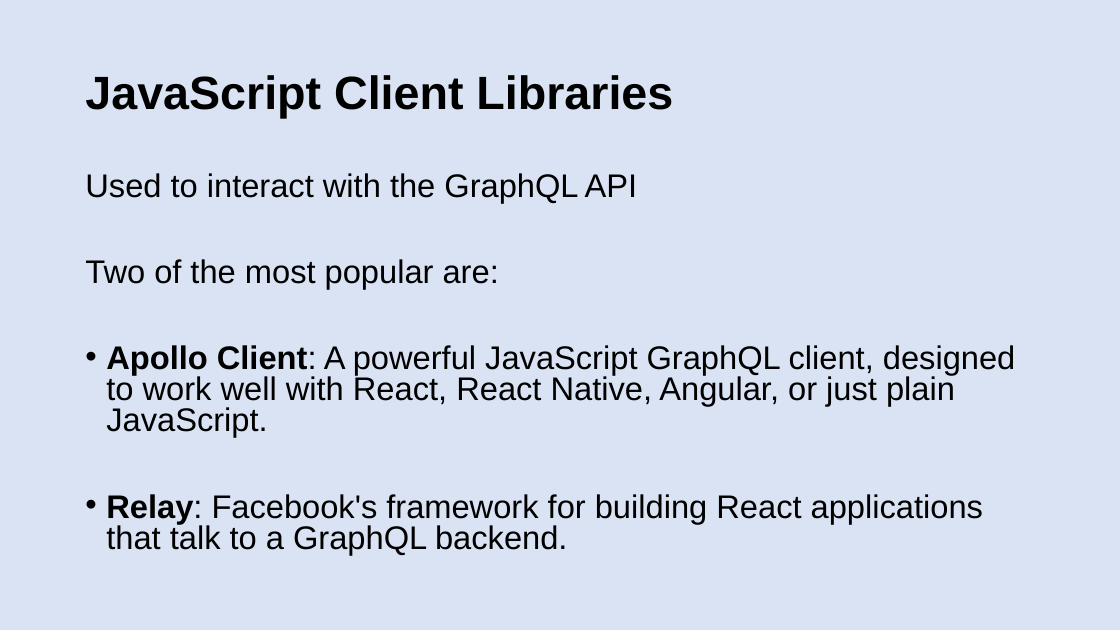
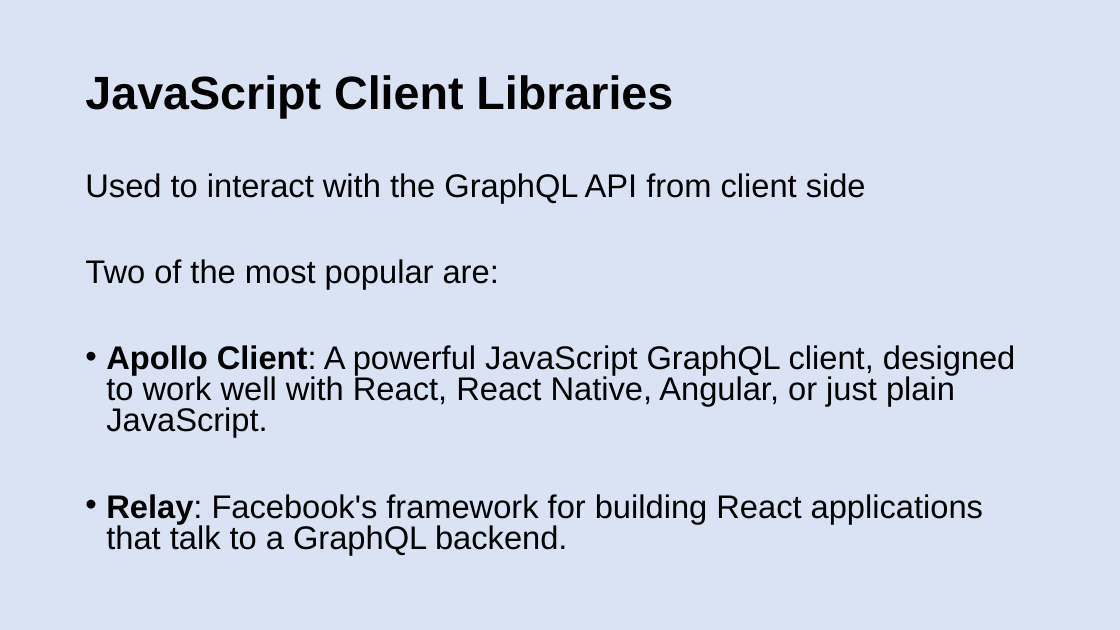
Before and after one commit to patelg123/graphql-presentation, a slide deck: slide 15 of current.pptx (slide 16 before the commit). Drawn at 1120x630 pixels with LibreOffice and Linux fonts; fonts in the diff are those of the drawing. Boxes give left, top, right and bottom in pixels: in the first picture for what was removed or moved away, otherwise in the second. Text is boxed around its words. In the diff, an @@ line names an element or a change of style, - is before the commit and + after.

```diff
--- a/current.pptx
+++ b/current.pptx
@@ text at (85, 173, 866, 202): text changed @@
-Used to interact with the GraphQL API
+Used to interact with the GraphQL API from client side
```
Also in this commit, not shown: 12 other slides changed, 3 slides added, 3 slides removed.
